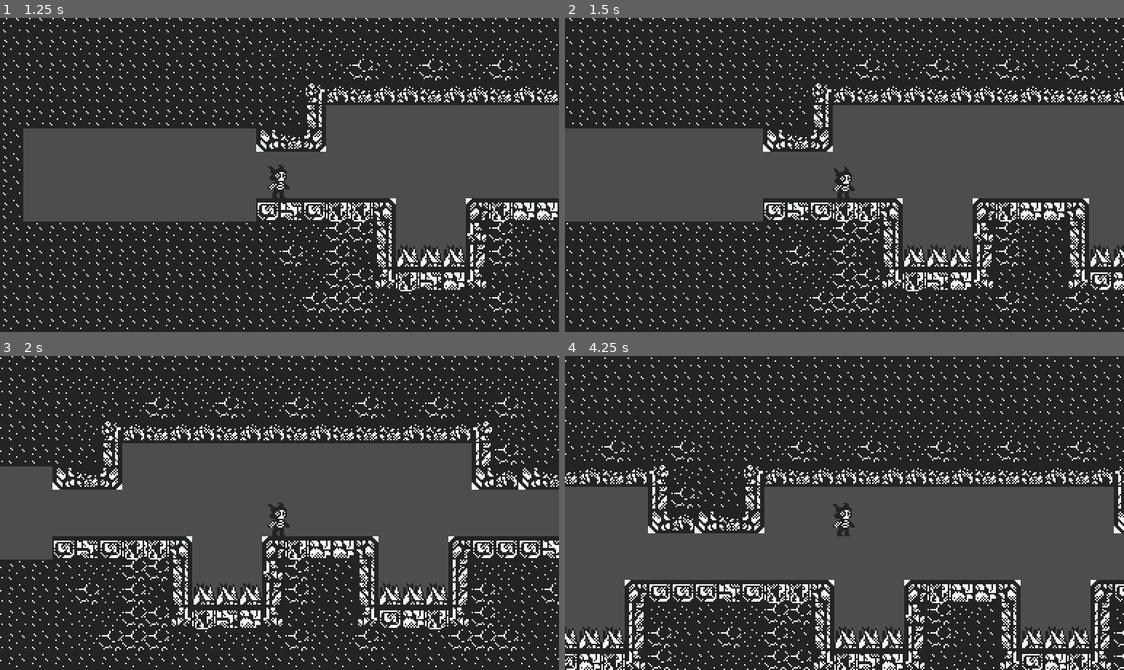
Above: before the commit, frames 1-4 (two rows, left to right).
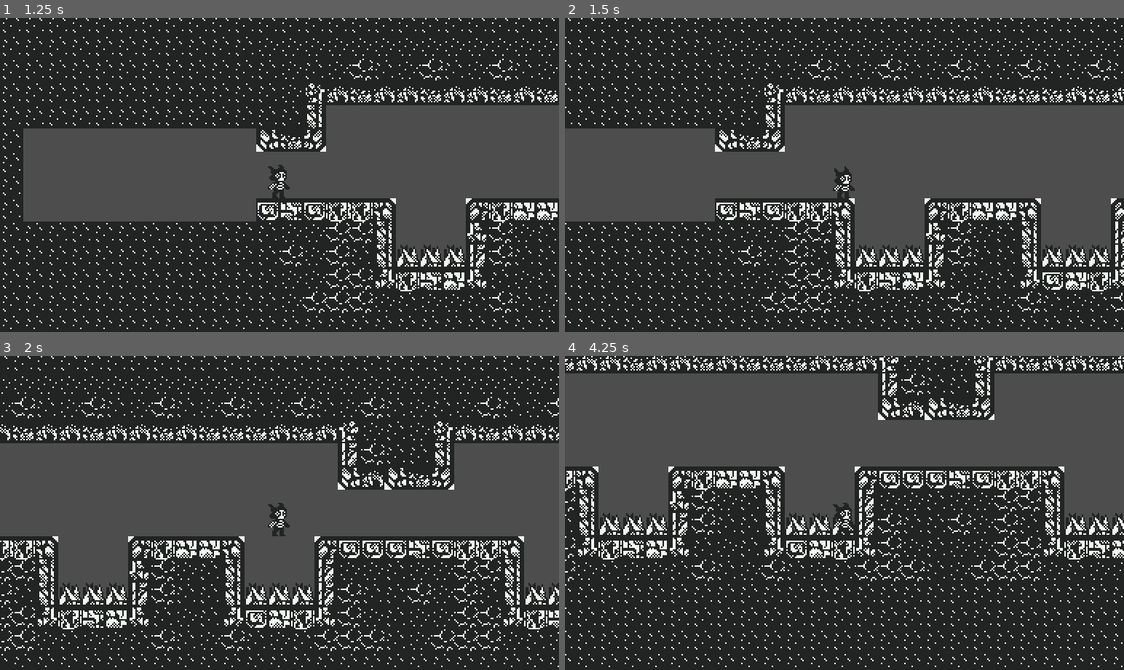
Above: after the commit, the same moments.

Repository: SpeedOfSmell/cryptid-caper
Game: Godot game, scene res://assets/game/game_manager.tscn
Two runs of this game, one before a commit and one after it. Both use one fixed random seed, a clock stepped at 60 frames per second and the inputs below.
Inputs:
- Up to frame 1 (1.25 s): click "Start" at 0.5 s
- Up to frame 2 (1.5 s): hold D (walk_right) from 1.28 s (still down); tap Shift (dash, bound only after the commit) at 1.35 s
- Up to frame 3 (2 s): keep holding D (walk_right); tap Space (jump) at 1.52, 1.55, 1.82 s
- Up to frame 4 (4.25 s): tap Space (jump) at 2.1, 2.27, 2.57, 3.05, 3.77, 4.07 s; tap Shift (dash, bound only after the commit) at 2.3, 3.6 s; release D (walk_right) at 2.78 s; hold A (walk_left) 2.78-3.53 s; hold S (duck) 2.78-3.53 s; hold D (walk_right) from 3.53 s (still down)

Frame 1 is identical in both runs. In frame 2, 17% of the frame differs, in the area x 0-100%, y 0-100%; in frame 3, 28%; in frame 4, 68%.

Commit message:
added dash to state

Diff:
--- a/assets/game/room_manager/interactables/interactable_sandbox.tscn
+++ b/assets/game/room_manager/interactables/interactable_sandbox.tscn
@@ -27,6 +27,10 @@
 position = Vector2(136, 8)
 upgrade_type = 2
 
+[node name="DashRelic" parent="." instance=ExtResource("4_relic")]
+position = Vector2(168, 8)
+upgrade_type = 3
+
 [node name="Spike" parent="." unique_id=998460766 instance=ExtResource("5_spike")]
 position = Vector2(200, 8)
 
--- a/assets/game/room_manager/player/player.tscn
+++ b/assets/game/room_manager/player/player.tscn
@@ -11,6 +11,7 @@
 [ext_resource type="Script" uid="uid://b40cqiifg6b6b" path="res://assets/game/room_manager/player/states/fall_state.gd" id="8_y5rae"]
 [ext_resource type="Script" uid="uid://dphxw5srqv6ba" path="res://assets/game/room_manager/player/states/coyote_state.gd" id="9_coy01"]
 [ext_resource type="Script" path="res://assets/game/room_manager/player/states/drop_state.gd" id="10_drop"]
+[ext_resource type="Script" uid="uid://c5sgqdhqb4bvf" path="res://assets/game/room_manager/player/states/dash_state.gd" id="11_dash"]
 
 [sub_resource type="RectangleShape2D" id="RectangleShape2D_buion"]
 size = Vector2(15, 23)
@@ -118,3 +119,6 @@
 
 [node name="Drop" type="Node" parent="State Machine"]
 script = ExtResource("10_drop")
+
+[node name="Dash" type="Node" parent="State Machine"]
+script = ExtResource("11_dash")
--- a/assets/game/room_manager/player/player_controller.gd
+++ b/assets/game/room_manager/player/player_controller.gd
@@ -3,20 +3,34 @@
 
 @export var speed : float = 200
 @export var gravity : float = 1200
+# px/s per second that air speed above walk speed (from a dash) fades back down
+@export var air_momentum_decay : float = 600
 
 @export var sprite_node: AnimatedSprite2D
 @export var standing_shape: CollisionShape2D
 @export var ducking_shape: CollisionShape2D
 var air_jumps_left := 0
+var air_dashes_left := 0
+var ground_dash_cooldown_left := 0.0
+# 1 when facing right, -1 when facing left
+var facing := 1.0
 
 # the jump upgrade's value is the total number of jumps, including the one off the ground
 func max_air_jumps() -> int:
 	return maxi(int(UpgradeDatabase.get_value(Upgrade.UpgradeType.JUMP_LEVEL)) - 1, 0)
 
+# the dash upgrade's value is the number of dashes the player can make before landing again
+func max_air_dashes() -> int:
+	return maxi(int(UpgradeDatabase.get_value(Upgrade.UpgradeType.DASH)), 0)
+
+func _physics_process(delta):
+	if velocity.x != 0:
+		facing = signf(velocity.x)
+	ground_dash_cooldown_left = maxf(ground_dash_cooldown_left - delta, 0.0)
+
 func _process(_delta):
 	# TODO: play walk, jump and duck animations once the art exists.
-	if velocity.x != 0:
-		sprite_node.flip_h = velocity.x < 0
+	sprite_node.flip_h = facing < 0
 
 func walk_input() -> float:
 	return Input.get_axis("walk_left", "walk_right")
--- a/assets/game/room_manager/player/states/air_state.gd
+++ b/assets/game/room_manager/player/states/air_state.gd
@@ -5,9 +5,16 @@
 	if Input.is_action_just_pressed("jump") and player.air_jumps_left > 0:
 		player.air_jumps_left -= 1
 		return JUMP
+	if Input.is_action_just_pressed("dash") and player.air_dashes_left > 0:
+		player.air_dashes_left -= 1
+		return DASH
 	return super()
 
-# Gravity and steering shared by every state in the air inheriting, to be planned for potential air dash/other states
+# Gravity and steering shared by every state in the air inheriting. Dash is its own state since it pauses both
 func physics_update(delta: float):
 	player.velocity.y += player.gravity * delta
-	player.velocity.x = player.walk_input() * player.speed
+	var target := player.walk_input() * player.speed
+	if absf(player.velocity.x) > player.speed and signf(player.velocity.x) == signf(target): # if the player jumps during dash, we want to to keep the momentum and slowly taper it down
+		player.velocity.x = move_toward(player.velocity.x, target, player.air_momentum_decay * delta)
+	else:
+		player.velocity.x = target
--- /dev/null
+++ b/assets/game/room_manager/player/states/dash_state.gd
@@ -0,0 +1,41 @@
+class_name DashState
+extends PlayerState
+
+@export var dash_speed : float = 450
+@export var dash_duration : float = 0.15
+@export var ground_dash_cooldown : float = 0.4
+@export var sfx: SfxEvent
+
+var _time_left := 0.0
+var _direction := 1.0
+var _from_ground := false
+
+func enter():
+	AudioManager.play_sfx(sfx)
+	_time_left = dash_duration
+	_from_ground = player.is_on_floor()
+	_direction = signf(player.walk_input()) #convert the movement into a singular direction
+	if _direction == 0:
+		_direction = player.facing
+
+func exit():
+	if _from_ground:
+		player.ground_dash_cooldown_left = ground_dash_cooldown
+
+func next_state() -> StringName:
+	if Input.is_action_just_pressed("jump"):
+		if _from_ground:
+			return JUMP
+		if player.air_jumps_left > 0:
+			player.air_jumps_left -= 1
+			return JUMP
+	if _time_left > 0:
+		return STAY
+	if player.is_on_floor():
+		return IDLE
+	# a ground dash that ran off a ledge still gets the coyote window to jump?
+	return COYOTE if _from_ground else FALL
+
+func physics_update(delta: float):
+	player.velocity = Vector2(_direction * dash_speed, 0)
+	_time_left -= delta
--- a/assets/game/room_manager/player/states/grounded_state.gd
+++ b/assets/game/room_manager/player/states/grounded_state.gd
@@ -6,6 +6,9 @@
 	if not player.is_on_floor():
 		return COYOTE # instead of going straight from ground -> fall, the chain is ground -> coyote -> fall, so that the player can still jump in the coyote window that lasts predeterm time
 	player.air_jumps_left = player.max_air_jumps()
+	player.air_dashes_left = player.max_air_dashes()
 	if Input.is_action_just_pressed("jump"):
 		return JUMP
+	if Input.is_action_just_pressed("dash") and player.ground_dash_cooldown_left <= 0:
+		return DASH
 	return super()
--- a/assets/game/room_manager/player/states/player_state.gd
+++ b/assets/game/room_manager/player/states/player_state.gd
@@ -10,6 +10,7 @@
 const FALL := &"Fall"
 const COYOTE := &"Coyote"
 const DROP := &"Drop"
+const DASH := &"Dash"
 
 #ADDING NEW STATE:
 # 1) Add new state extending grounded, air or player state
--- a/assets/global/player_data.gd
+++ b/assets/global/player_data.gd
@@ -12,5 +12,6 @@
 	Upgrade.UpgradeType.JUMP_LEVEL: 0,
 	Upgrade.UpgradeType.SPEED: 0,
 	Upgrade.UpgradeType.TELEPORT: 0,
+	Upgrade.UpgradeType.DASH: 0,
 }
 @export var events_triggered: Dictionary = {}
--- /dev/null
+++ b/assets/global/upgrades/dash_upgrades/dash_0.tres
@@ -0,0 +1,10 @@
+[gd_resource type="Resource" script_class="Upgrade" format=3 uid="uid://43wbumd13glt"]
+
+[ext_resource type="Script" uid="uid://n0qanvi11kb1" path="res://assets/global/upgrades/upgrade.gd" id="1_upg"]
+
+[resource]
+script = ExtResource("1_upg")
+type = 3
+value = 1.0
+name = "Dash"
+description = "Increases the number of dashes in the air"
--- /dev/null
+++ b/assets/global/upgrades/dash_upgrades/dash_1.tres
@@ -0,0 +1,11 @@
+[gd_resource type="Resource" script_class="Upgrade" format=3 uid="uid://bovim61tl40f0"]
+
+[ext_resource type="Script" uid="uid://n0qanvi11kb1" path="res://assets/global/upgrades/upgrade.gd" id="1_upg"]
+
+[resource]
+script = ExtResource("1_upg")
+type = 3
+level = 1
+value = 2.0
+name = "Dash"
+description = "Increases the number of dashes in the air"
--- a/assets/global/upgrades/upgrade.gd
+++ b/assets/global/upgrades/upgrade.gd
@@ -1,7 +1,7 @@
 extends Resource
 class_name Upgrade
 
-enum UpgradeType { JUMP_LEVEL, SPEED, TELEPORT }
+enum UpgradeType { JUMP_LEVEL, SPEED, TELEPORT, DASH }
 
 @export var type: UpgradeType
 @export_range(0, 10) var level: int
--- a/assets/global/upgrades/upgrade_database.gd
+++ b/assets/global/upgrades/upgrade_database.gd
@@ -6,12 +6,14 @@
 @export var jump_upgrades: Array[Upgrade]
 @export var speed_upgrades: Array[Upgrade]
 @export var teleport_upgrades: Array[Upgrade]
+@export var dash_upgrades: Array[Upgrade]
 
 func _ready():
 	upgrades_dictionary = {
 		Upgrade.UpgradeType.JUMP_LEVEL: jump_upgrades,
 		Upgrade.UpgradeType.SPEED: speed_upgrades,
 		Upgrade.UpgradeType.TELEPORT: teleport_upgrades,
+		Upgrade.UpgradeType.DASH: dash_upgrades,
 	}
 
 # the effect magnitude for the player's current level of upgrade
--- a/assets/global/upgrades/upgrade_database.tscn
+++ b/assets/global/upgrades/upgrade_database.tscn
@@ -4,7 +4,10 @@
 [ext_resource type="Script" uid="uid://n0qanvi11kb1" path="res://assets/global/upgrades/upgrade.gd" id="2_upg"]
 [ext_resource type="Resource" uid="uid://xgk88umhihjg" path="res://assets/global/upgrades/jump_upgrades/jump_0.tres" id="3_j0"]
 [ext_resource type="Resource" uid="uid://52gf81aokntf" path="res://assets/global/upgrades/jump_upgrades/jump_1.tres" id="4_j1"]
+[ext_resource type="Resource" uid="uid://43wbumd13glt" path="res://assets/global/upgrades/dash_upgrades/dash_0.tres" id="5_d0"]
+[ext_resource type="Resource" uid="uid://bovim61tl40f0" path="res://assets/global/upgrades/dash_upgrades/dash_1.tres" id="6_d1"]
 
 [node name="UpgradeDatabase" type="Node2D" unique_id=1333451300]
 script = ExtResource("1_s6vli")
 jump_upgrades = Array[ExtResource("2_upg")]([ExtResource("3_j0"), ExtResource("4_j1")])
+dash_upgrades = Array[ExtResource("2_upg")]([ExtResource("5_d0"), ExtResource("6_d1")])
--- a/project.godot
+++ b/project.godot
@@ -56,6 +56,11 @@
 , Object(InputEventKey,"resource_local_to_scene":false,"resource_name":"","device":-1,"window_id":0,"alt_pressed":false …(186 unchanged characters)…
 ]
 }
+dash={
+"deadzone": 0.2,
+"events": [Object(InputEventKey,"resource_local_to_scene":false,"resource_name":"","device":-1,"window_id":0,"alt_pressed":false,"shift_pressed":false,"ctrl_pressed":false,"meta_pressed":false,"pressed":false,"keycode":0,"physical_keycode":4194325,"key_label":0,"unicode":0,"location":0,"echo":false,"script":null)
+]
+}
 
 [layer_names]
 
Not shown, added: assets/game/room_manager/player/states/dash_state.gd.uid
